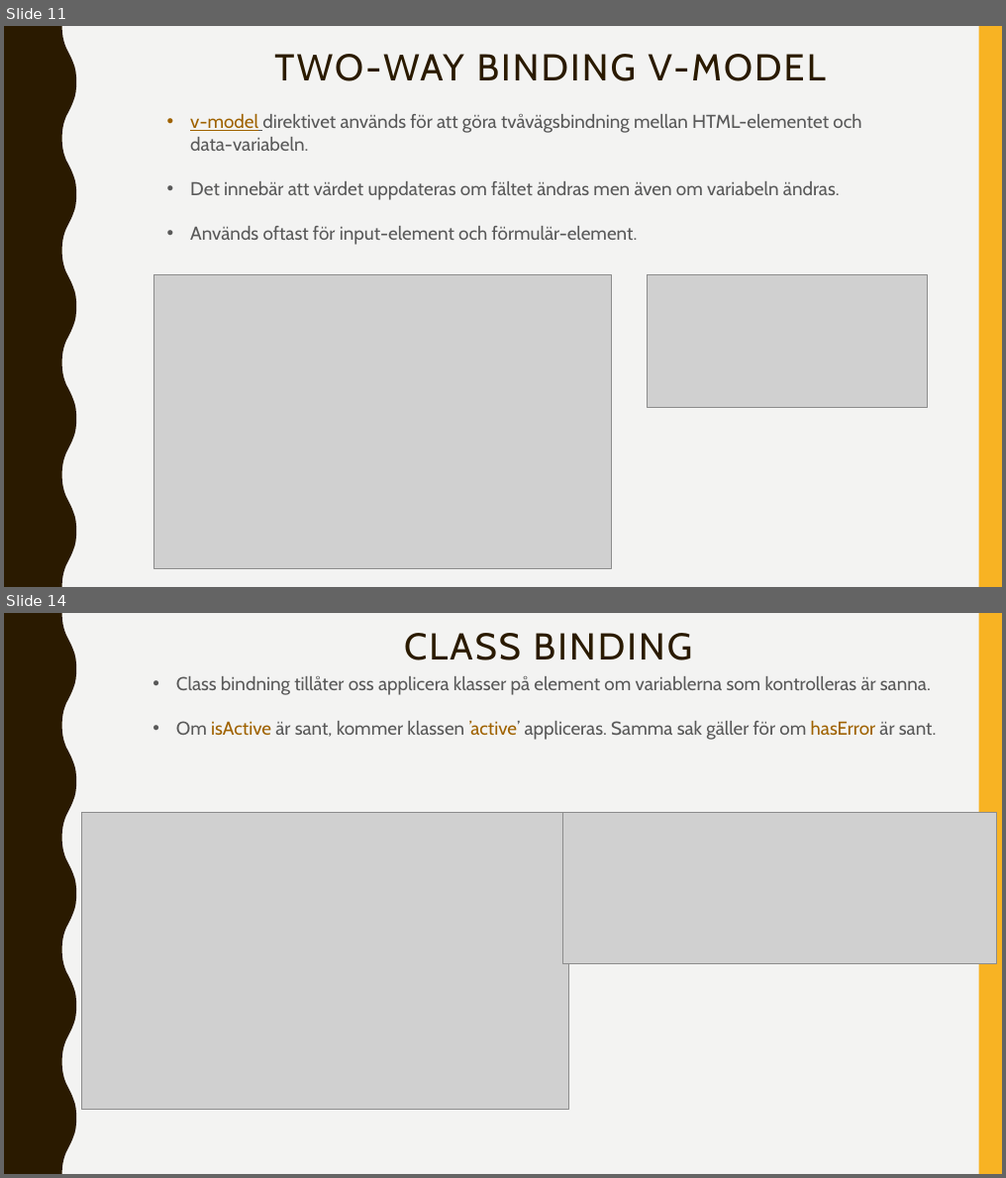
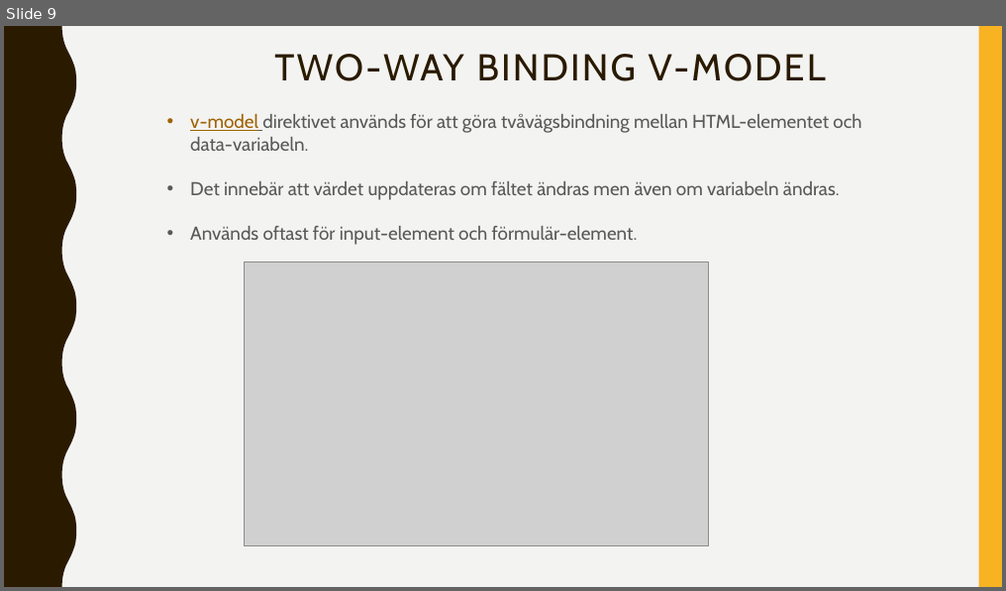
Before and after one commit to abbjetmus/programmering-produktion, a slide deck: 4. Vue/Vue.pptx. Shown one above the other, each under a label of ours: slides 11 and 14 before the commit, slide 9 after it; the slides between them are not shown. The pictures are 1006x1178 and 1006x591 pixels, drawn with LibreOffice and Linux fonts; fonts in the diff are those of the drawing; grey boxes stand for pictures. Boxes give left, top, right and bottom in pixels: in the first picture for what was removed or moved away, otherwise in the second. Text is boxed around its words. In the diff, an @@ line names an element or a change of style, - is before the commit and + after.

```diff
--- a/4. Vue/Vue.pptx
+++ b/4. Vue/Vue.pptx
@@ slide 14 removed at (4,613,1002,1174), background #F3F3F2; not listed: 2 template elements that a slide beside it also shows @@
@@ title removed at (404,633,692,661) @@
-CLASS BINDING
@@ text removed at (176,676,937,740) @@
-• Class bindning tillåter oss applicera klasser på element om variablerna som kontrolleras är sanna.
-• Om isActive är sant, kommer klassen ’active’ appliceras. Samma sak gäller för om hasError är sant.
@@ picture removed at (81,812,568,1109) @@
@@ picture removed at (563,812,997,964) @@
@@ what was slide 11 is now slide 9 @@
@@ slide 9 changed as well @@
@@ picture: place and size @@
-picture at (153,275,611,570)
+picture at (244,263,708,547)
@@ picture removed at (648,275,928,408) @@
```
Also in this commit, not shown: 6 other slides changed, 1 slide added, 14 other slides removed, 3 other files.
